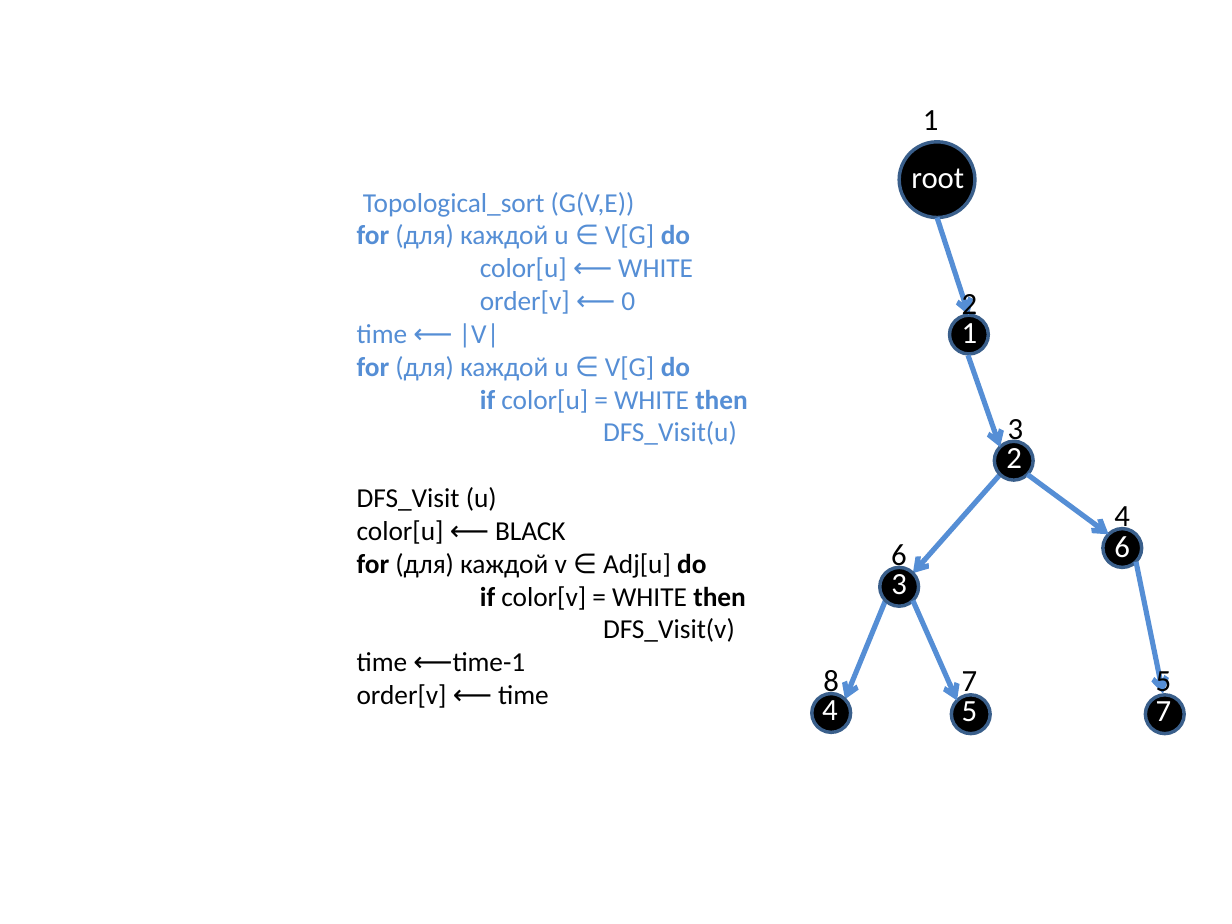
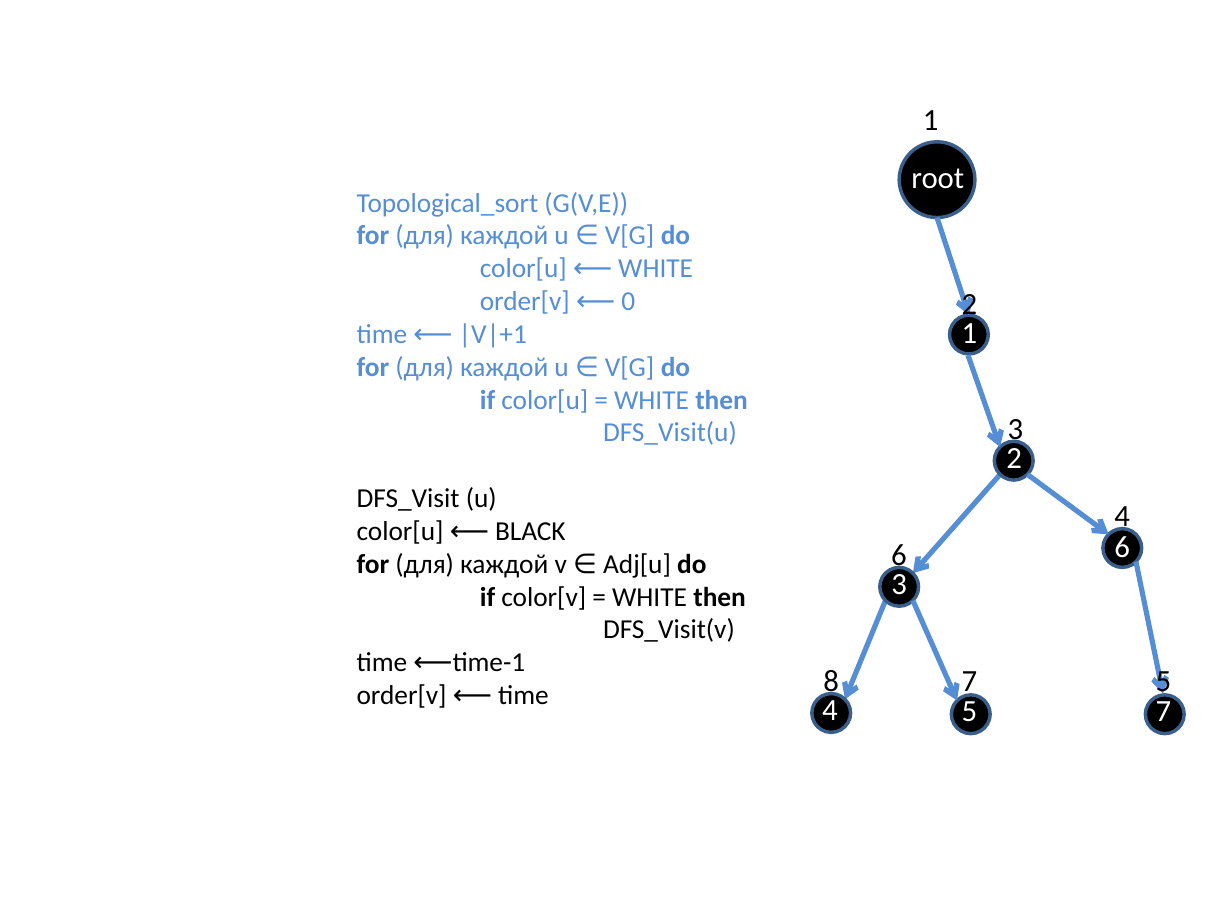
Before and after one commit to SteinbergOB/ANG, a slide deck: slide 75 of Презентации/Лекция 2.pptx (slide 63 before the commit). Drawn at 1232x924 pixels with LibreOffice and Linux fonts; fonts in the diff are those of the drawing. Boxes give left, top, right and bottom in pixels: in the first picture for what was removed or moved away, otherwise in the second. Text is boxed around its words. In the diff, an @@ line names an element or a change of style, - is before the commit and + after.

```diff
--- a/Презентации/Лекция 2.pptx
+++ b/Презентации/Лекция 2.pptx
@@ title at box(357, 192, 747, 708): text changed @@
-Topological_sort (G(V,E))
-for (для) каждой u ∈ V[G] do
-color[u] ⟵ WHITE
-order[v] ⟵ 0
-time ⟵ |V|
-for (для) каждой u ∈ V[G] do
-if color[u] = WHITE then
-DFS_Visit(u)
-DFS_Visit (u)
-color[u] ⟵ BLACK
-for (для) каждой v ∈ Adj[u] do
-if color[v] = WHITE then
-DFS_Visit(v)
-time ⟵time-1
-order[v] ⟵ time
+Topological_sort (G(V,E))
+for (для) каждой u ∈ V[G] do
+color[u] ⟵ WHITE
+order[v] ⟵ 0
+time ⟵ |V|+1
+for (для) каждой u ∈ V[G] do
+if color[u] = WHITE then
+DFS_Visit(u)
+DFS_Visit (u)
+color[u] ⟵ BLACK
+for (для) каждой v ∈ Adj[u] do
+if color[v] = WHITE then
+DFS_Visit(v)
+time ⟵time-1
+order[v] ⟵ time
```
Also in this commit, not shown: 28 other slides changed, 12 slides added, 2 other files.
